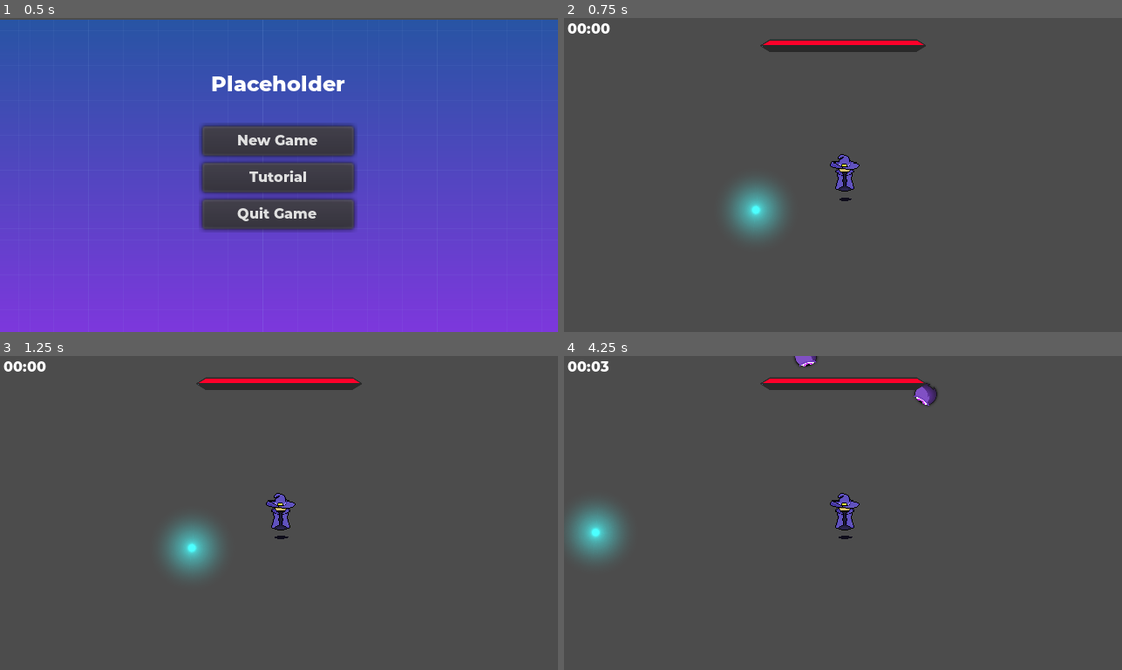
Above: before the commit, frames 1-4 (two rows, left to right).
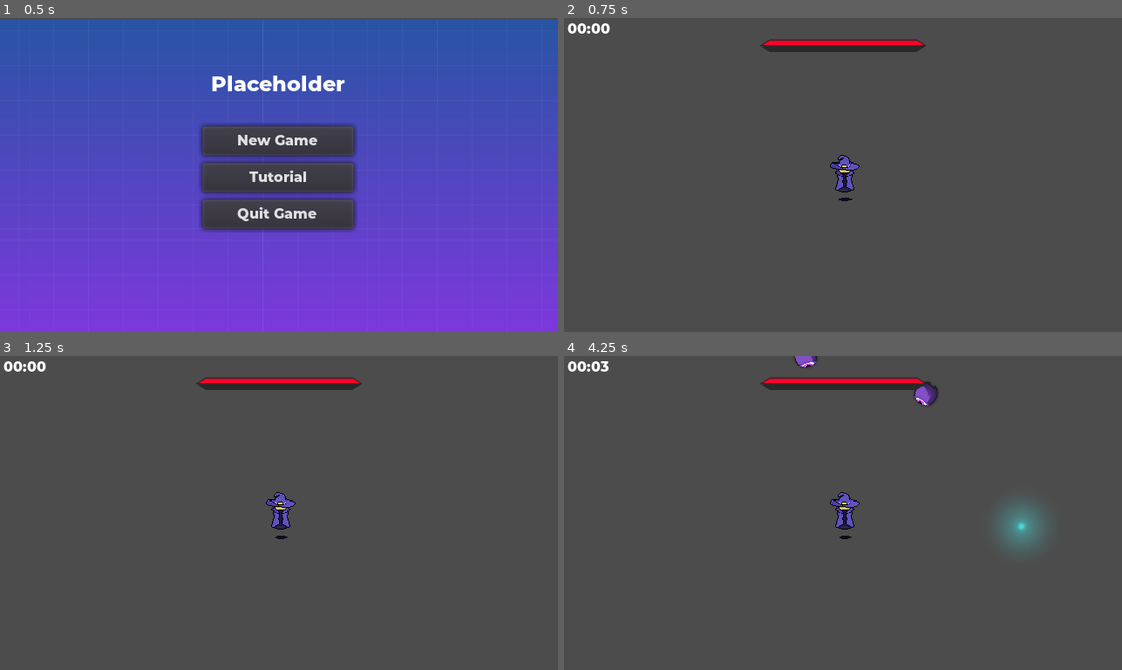
Above: after the commit, the same moments.

Repository: emsidhu/Endless-Survival
Game: Godot game, scene res://Menus/MainMenu.tscn
Same seed, same stepped clock (60 frames per second), same inputs: the game is played once before the commit and once after it. Sound files missing from this copy of the repository are replaced by a short silence.
Inputs (mouse positions are in pixels of both pictures, inside the frame that each line leads up to):
- Up to frame 1 (0.5 s): no input
- Up to frame 2 (0.75 s): click "Tutorial" at 0.5 s
- Up to frame 3 (1.25 s): no input
- Up to frame 4 (4.25 s): move the mouse to (965, 497) at 1.27 s; hold Right (ui_right) 1.28-2.03 s; move the mouse to (731, 528) at 2.02 s; hold Down (ui_down) 2.03-2.78 s; move the mouse to (898, 443) at 2.77 s; hold Right (ui_right) 2.78-3.53 s; move the mouse to (815, 575) at 3.52 s; hold Up (ui_up) from 3.53 s (still down)

Frame 1 is identical in both runs. In frame 2, 1.5% of the frame differs, in the area x 29-53%, y 43-70%; in frame 3, 1.5%; in frame 4, 2.5%, in the area x 0-86%, y 1-65%.

Commit message:
Made xp orbs spawn randomly, organized spawn code into multiple separate functions, created a Game Over Screen

Diff:
--- a/Enemies/AllEnemies.gd
+++ b/Enemies/AllEnemies.gd
@@ -7,6 +7,5 @@
 var enemy_list = [Eye, Eye, Eye, Eye, Fuzzy]
 
 func get_enemy():
-	#picks one enemy out of enemy_list
-	var choice = enemy_list[randi() % enemy_list.size()]
-	return choice
+	#returns one enemy out of enemy_list
+	return enemy_list[randi() % enemy_list.size()].instance()
--- a/Enemies/Enemy.gd
+++ b/Enemies/Enemy.gd
@@ -2,6 +2,7 @@
 
 onready var softCollision = $SoftCollision
 onready var animatedSprite = $AnimatedSprite
+onready var path2D = $Path2D
 
 export var xp = 500
 export var damage = 100
@@ -22,9 +23,10 @@
 
 func _physics_process(delta):
 	if is_instance_valid(player):
+
 		if global_position.distance_to(player.global_position) > 400:
-			print("hi")
 			queue_free()
+
 		direction = global_position.direction_to(player.global_position)
 		look_at(player.global_position)
 
--- a/Enemies/Eye.tscn
+++ b/Enemies/Eye.tscn
@@ -32,6 +32,8 @@
 rotation = 1.5708
 scale = Vector2( 0.1, 0.1 )
 frames = SubResource( 1 )
+frame = 1
+playing = true
 
 [node name="Hitbox" parent="." instance=ExtResource( 4 )]
 collision_layer = 64
@@ -54,8 +56,6 @@
 [node name="CollisionShape2D" parent="SoftCollision" index="0"]
 shape = SubResource( 4 )
 
-[node name="VisibilityEnabler2D" type="VisibilityEnabler2D" parent="."]
-
 [connection signal="area_entered" from="Hurtbox" to="." method="_on_Hurtbox_area_entered"]
 
 [editable path="Hitbox"]
--- a/Enemies/Fuzzy.tscn
+++ b/Enemies/Fuzzy.tscn
@@ -35,6 +35,7 @@
 rotation = 1.5708
 scale = Vector2( 0.1, 0.1 )
 frames = SubResource( 1 )
+frame = 2
 playing = true
 
 [node name="Hitbox" parent="." instance=ExtResource( 6 )]
@@ -58,8 +59,6 @@
 [node name="CollisionShape2D" parent="SoftCollision" index="0"]
 shape = SubResource( 2 )
 
-[node name="VisibilityEnabler2D" type="VisibilityEnabler2D" parent="."]
-
 [connection signal="area_entered" from="Hurtbox" to="." method="_on_Hurtbox_area_entered"]
 
 [editable path="Hitbox"]
--- /dev/null
+++ b/Menus/GameOver.gd
@@ -0,0 +1,12 @@
+extends Control
+
+
+func _ready() -> void:
+	PlayerStats.damage = 50
+	PlayerStats.max_health = 1000
+
+
+
+
+func _on_ChangeSceneBtn_button_up():
+	PlayerStats.health = PlayerStats.max_health
--- /dev/null
+++ b/Menus/GameOver.tscn
@@ -0,0 +1,66 @@
+[gd_scene load_steps=7 format=2]
+
+[ext_resource path="res://UI/background.png" type="Texture" id=1]
+[ext_resource path="res://UI/QuitBtn.tscn" type="PackedScene" id=2]
+[ext_resource path="res://UI/ChangeSceneBtn.tscn" type="PackedScene" id=3]
+[ext_resource path="res://Menus/GameOver.gd" type="Script" id=4]
+[ext_resource path="res://UI/ui_theme.tres" type="Theme" id=6]
+[ext_resource path="res://UI/Title.tscn" type="PackedScene" id=7]
+
+[node name="GameOver" type="Control"]
+anchor_right = 1.0
+anchor_bottom = 1.0
+rect_pivot_offset = Vector2( -65.0646, -5.13502 )
+theme = ExtResource( 6 )
+script = ExtResource( 4 )
+__meta__ = {
+"_edit_use_anchors_": false
+}
+
+[node name="background" type="TextureRect" parent="."]
+anchor_right = 1.0
+anchor_bottom = 1.0
+texture = ExtResource( 1 )
+expand = true
+__meta__ = {
+"_edit_use_anchors_": false
+}
+
+[node name="Menu" type="VBoxContainer" parent="."]
+anchor_left = 0.5
+anchor_top = 0.5
+anchor_right = 0.5
+anchor_bottom = 0.5
+margin_left = -38.5
+margin_top = -10.4297
+margin_right = 38.5
+margin_bottom = 48.5703
+__meta__ = {
+"_edit_use_anchors_": false
+}
+
+[node name="ChangeSceneBtn" parent="Menu" instance=ExtResource( 3 )]
+margin_bottom = 17.0
+text = "Play Again"
+next_scene_path = "res://World.tscn"
+
+[node name="ChangeSceneBtn2" parent="Menu" instance=ExtResource( 3 )]
+margin_top = 21.0
+margin_bottom = 38.0
+text = "Main Menu"
+next_scene_path = "res://Menus/MainMenu.tscn"
+
+[node name="QuitBtn" parent="Menu" instance=ExtResource( 2 )]
+margin_top = 42.0
+margin_bottom = 59.0
+
+[node name="Title" parent="." instance=ExtResource( 7 )]
+anchor_top = 0.5
+anchor_bottom = 0.5
+margin_left = -129.5
+margin_top = -45.0812
+margin_right = 129.5
+margin_bottom = -29.0812
+text = "You Died :("
+
+[connection signal="button_up" from="Menu/ChangeSceneBtn" to="." method="_on_ChangeSceneBtn_button_up"]
--- /dev/null
+++ b/Pickups/AllPickups.gd
@@ -0,0 +1,10 @@
+extends Node
+
+const XPOrb = preload("res://Pickups/XP Orb.tscn")
+
+#List of possible pickups to spawn
+var pickup_list = [XPOrb]
+
+func get_pickup():
+	#returns one pickup out of the pickup_list
+	return pickup_list[randi() % pickup_list.size()].instance()
--- /dev/null
+++ b/Pickups/AllPickups.tscn
@@ -0,0 +1,6 @@
+[gd_scene load_steps=2 format=2]
+
+[ext_resource path="res://Pickups/AllPickups.gd" type="Script" id=1]
+
+[node name="AllPickups" type="Node"]
+script = ExtResource( 1 )
--- /dev/null
+++ b/Pickups/XP Orb.gd
@@ -0,0 +1,15 @@
+extends Area2D
+
+var xp = 800
+
+
+
+
+func _physics_process(delta):
+	if (Globals.player.global_position.distance_to(global_position) > 2000):
+		queue_free()
+
+func _on_XP_Orb_area_entered(area):
+	if (area.get_parent().is_in_group("Player")):
+		PlayerStats.xp += xp
+		queue_free()
--- a/Pickups/XP Orb.tscn
+++ b/Pickups/XP Orb.tscn
@@ -1,6 +1,7 @@
-[gd_scene load_steps=4 format=2]
+[gd_scene load_steps=5 format=2]
 
 [ext_resource path="res://Pickups/Sprites/glowing ball.png" type="Texture" id=1]
+[ext_resource path="res://Pickups/XP Orb.gd" type="Script" id=2]
 
 [sub_resource type="CircleShape2D" id=1]
 radius = 2.23607
@@ -9,12 +10,17 @@
 blend_mode = 1
 
 [node name="XP Orb" type="Area2D"]
+collision_layer = 0
+collision_mask = 128
+script = ExtResource( 2 )
 
 [node name="CollisionShape2D" type="CollisionShape2D" parent="."]
 shape = SubResource( 1 )
 
 [node name="Sprite" type="Sprite" parent="."]
-modulate = Color( 0, 1, 1, 1 )
+modulate = Color( 0, 1, 1, 0.545098 )
 material = SubResource( 2 )
 scale = Vector2( 0.05, 0.05 )
 texture = ExtResource( 1 )
+
+[connection signal="area_entered" from="." to="." method="_on_XP_Orb_area_entered"]
--- a/Player/Player.tscn
+++ b/Player/Player.tscn
@@ -78,7 +78,7 @@
 radius = 7.0
 height = 6.0
 
-[node name="Player" type="KinematicBody2D"]
+[node name="Player" type="KinematicBody2D" groups=["Player"]]
 script = ExtResource( 5 )
 MAX_SPEED = 60
 
@@ -87,6 +87,7 @@
 position = Vector2( 1, -1 )
 scale = Vector2( 0.017, 0.017 )
 frames = SubResource( 1 )
+frame = 2
 playing = true
 
 [node name="Basic shot timer" type="Timer" parent="."]
--- a/UI/PlayerUI.tscn
+++ b/UI/PlayerUI.tscn
@@ -98,7 +98,8 @@
 margin_right = 58.0
 margin_bottom = 59.0
 
-[node name="Label" parent="." instance=ExtResource( 9 )]
+[node name="Timer" parent="." instance=ExtResource( 9 )]
+pause_mode = 1
 margin_left = 2.0
 margin_right = 42.0
 
--- a/World.gd
+++ b/World.gd
@@ -1,49 +1,54 @@
 extends Node2D
 
-onready var timer = $Timer
+onready var enemyTimer = $EnemyTimer
+onready var pickupTimer = $PickupTimer
 onready var player = $YSort/Player
 onready var ySort = $YSort
 
-export var spawn_time = 1
-export var spawn_amount = 1
+export var enemy_spawn_time = 1
+export var enemy_spawn_amount = 1
+export var pickup_spawn_time = 2
+export var pickup_spawn_amount = 2
 var can_spawn = false
 
 
 
-func _on_Timer_timeout():
+func _on_EnemyTimer_timeout():
 	if  (is_instance_valid(player)):
-		var rand_pos
 		var i = 0
-		var left_bound = player.position.x - get_viewport_rect().size.x / 2
-		var right_bound = player.position.x + get_viewport_rect().size.x / 2
-		var top_bound = player.position.y - get_viewport_rect().size.y / 2
-		var bottom_bound = player.position.y + get_viewport_rect().size.y / 2
-		print(get_viewport_rect().size)
+		while (i < enemy_spawn_amount):
+			create_child(AllEnemies.get_enemy(), 50, 100)
+			i += 1
+		enemyTimer.start(enemy_spawn_time)
 
-		while (i < spawn_amount):
-			rand_pos = create_pos(left_bound, right_bound, top_bound, bottom_bound)
-			var enemy = AllEnemies.get_enemy().instance()
-			enemy.position = rand_pos
-			print("spawn")
-			add_child(enemy)
+func _on_PickupTimer_timeout():
+	if  (is_instance_valid(player)):
+		var i = 0
+		while (i < pickup_spawn_amount):
+			create_child(AllPickups.get_pickup(), 200, 300)
 			i += 1
+			print("orb")
+		pickupTimer.start(pickup_spawn_time)
 
-		timer.start(spawn_time)
+func create_child(instance, x_change, y_change):
+	instance.position = create_pos(create_bounds(), x_change, y_change)
+	add_child(instance)
 
-
-
-
-func _on_VisibilityNotifier2D_screen_entered():
-	can_spawn = true
-
-func create_pos(left_bound, right_bound, top_bound, bottom_bound):
-	var x = rand_range(left_bound - 50, right_bound + 50)
-	var y = rand_range(top_bound - 100, bottom_bound + 100)
+func create_pos(bounds, x_change, y_change):
+	var x = rand_range(bounds[0] - x_change, bounds[1] + x_change)
+	var y = rand_range(bounds[2] - y_change, bounds[3] + y_change)
 	var rand_pos = Vector2(x,y)
 
-	while (x == clamp(x, left_bound, right_bound)) and (y == clamp(y, top_bound, bottom_bound)):
-		x = rand_range(left_bound - 50, right_bound + 50)
-		y = rand_range(top_bound - 100, bottom_bound + 100)
+	while (x == clamp(x, bounds[0], bounds[1])) and (y == clamp(y, bounds[2], bounds[3])):
+		x = rand_range(bounds[0] - x_change, bounds[1] + x_change)
+		y = rand_range(bounds[2] - y_change, bounds[3] + y_change)
 		rand_pos = Vector2(x,y)
 
 	return rand_pos
+
+func create_bounds():
+	var left_bound = player.position.x - get_viewport_rect().size.x / 2
+	var right_bound = player.position.x + get_viewport_rect().size.x / 2
+	var top_bound = player.position.y - get_viewport_rect().size.y / 2
+	var bottom_bound = player.position.y + get_viewport_rect().size.y / 2
+	return [left_bound, right_bound, top_bound, bottom_bound]
--- a/World.tscn
+++ b/World.tscn
@@ -1,8 +1,7 @@
-[gd_scene load_steps=5 format=2]
+[gd_scene load_steps=4 format=2]
 
 [ext_resource path="res://Player/Player.tscn" type="PackedScene" id=1]
 [ext_resource path="res://UI/PlayerUI.tscn" type="PackedScene" id=2]
-[ext_resource path="res://Pickups/XP Orb.tscn" type="PackedScene" id=3]
 [ext_resource path="res://World.gd" type="Script" id=4]
 
 [node name="World" type="Node2D"]
@@ -18,7 +17,7 @@
 margin_right = 160.0
 margin_bottom = 91.0
 
-[node name="Timer" type="Timer" parent="."]
+[node name="EnemyTimer" type="Timer" parent="."]
 autostart = true
 
 [node name="YSort" type="YSort" parent="."]
@@ -27,15 +26,16 @@
 position = Vector2( 160, 89 )
 
 [node name="AnimatedSprite" parent="YSort/Player" index="0"]
-frame = 2
+frame = 1
 
 [node name="RemoteTransform2D" parent="YSort/Player" index="5"]
 remote_path = NodePath("../../../Camera2D")
 
-[node name="XP Orb" parent="." instance=ExtResource( 3 )]
-position = Vector2( 110, 109 )
+[node name="PickupTimer" type="Timer" parent="."]
+autostart = true
 
-[connection signal="timeout" from="Timer" to="." method="_on_Timer_timeout"]
+[connection signal="timeout" from="EnemyTimer" to="." method="_on_EnemyTimer_timeout"]
+[connection signal="timeout" from="PickupTimer" to="." method="_on_PickupTimer_timeout"]
 
 [editable path="YSort/Player"]
 [editable path="YSort/Player/Hurtbox"]
--- a/project.godot
+++ b/project.godot
@@ -19,6 +19,7 @@
 Globals="*res://Globals.tscn"
 PlayerStats="*res://Player/PlayerStats.tscn"
 AllEnemies="*res://Enemies/AllEnemies.tscn"
+AllPickups="*res://Pickups/AllPickups.tscn"
 
 [display]
 
